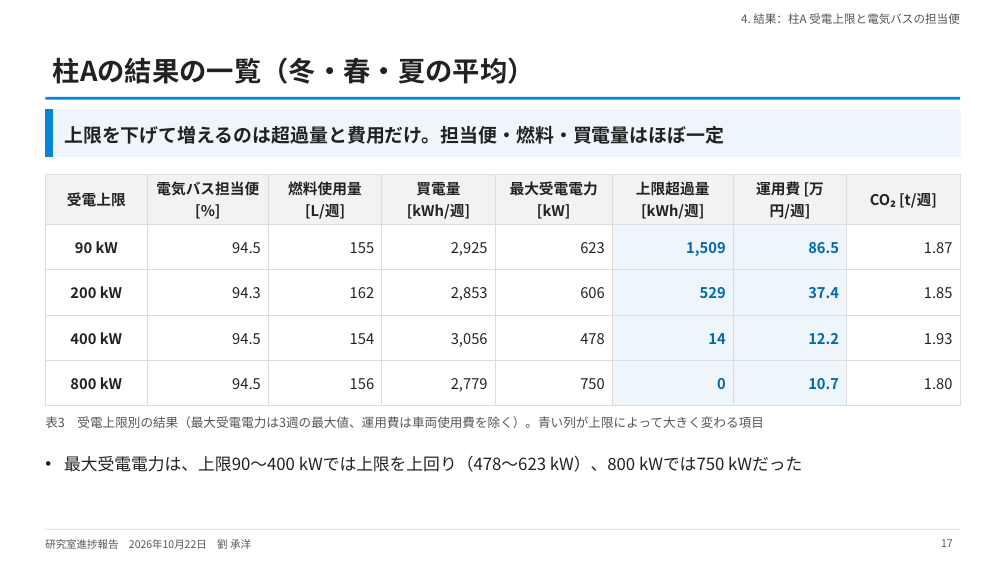
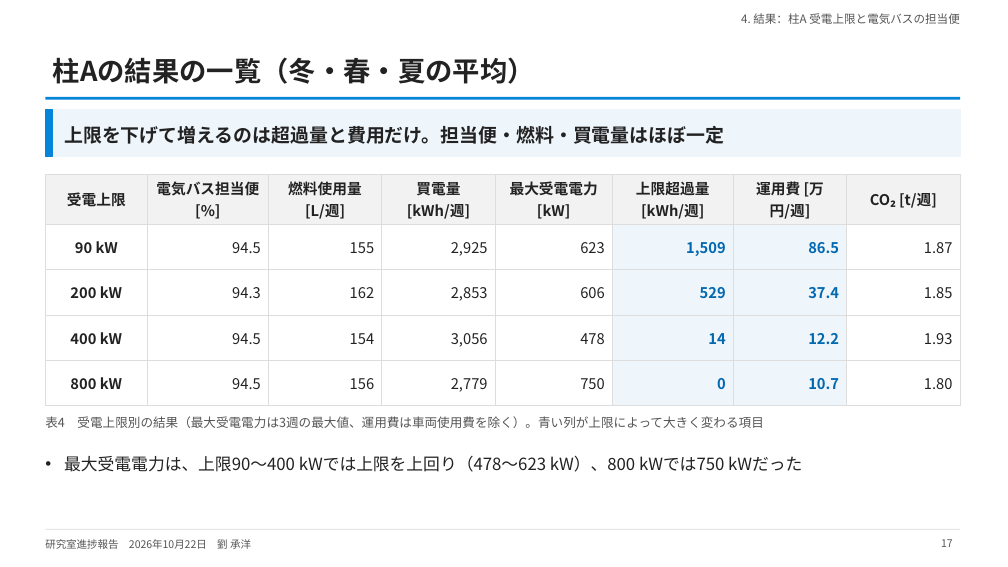
Before and after one commit to CYLIU2003/master-course, a slide deck: slide 17 of outcome/2026-10-22_lab_progress/lab_progress_20261022.pptx. Drawn at 1008x567 pixels with LibreOffice and Linux fonts; fonts in the diff are those of the drawing. Boxes give left, top, right and bottom in pixels: in the first picture for what was removed or moved away, otherwise in the second. Text is boxed around its words. In the diff, an @@ line names an element or a change of style, - is before the commit and + after.

```diff
--- a/outcome/2026-10-22_lab_progress/lab_progress_20261022.pptx
+++ b/outcome/2026-10-22_lab_progress/lab_progress_20261022.pptx
@@ text at (45, 416, 763, 428): text changed @@
-表3 受電上限別の結果（最大受電電力は3週の最大値、運用費は車両使用費を除く）。青い列が上限によって大きく変わる項目
+表4 受電上限別の結果（最大受電電力は3週の最大値、運用費は車両使用費を除く）。青い列が上限によって大きく変わる項目
```
Also in this commit, not shown: 7 other slides changed, 2 slides added, 1 slide removed, 3 other files.
